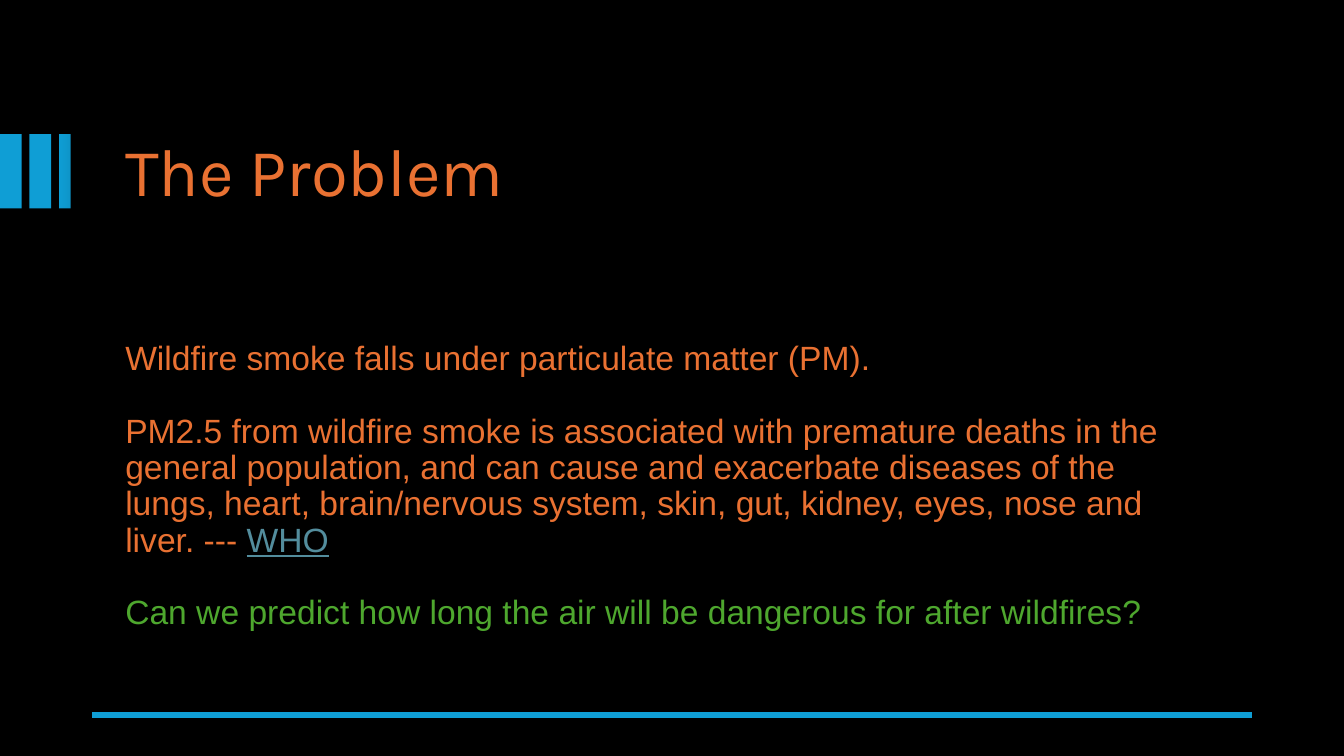
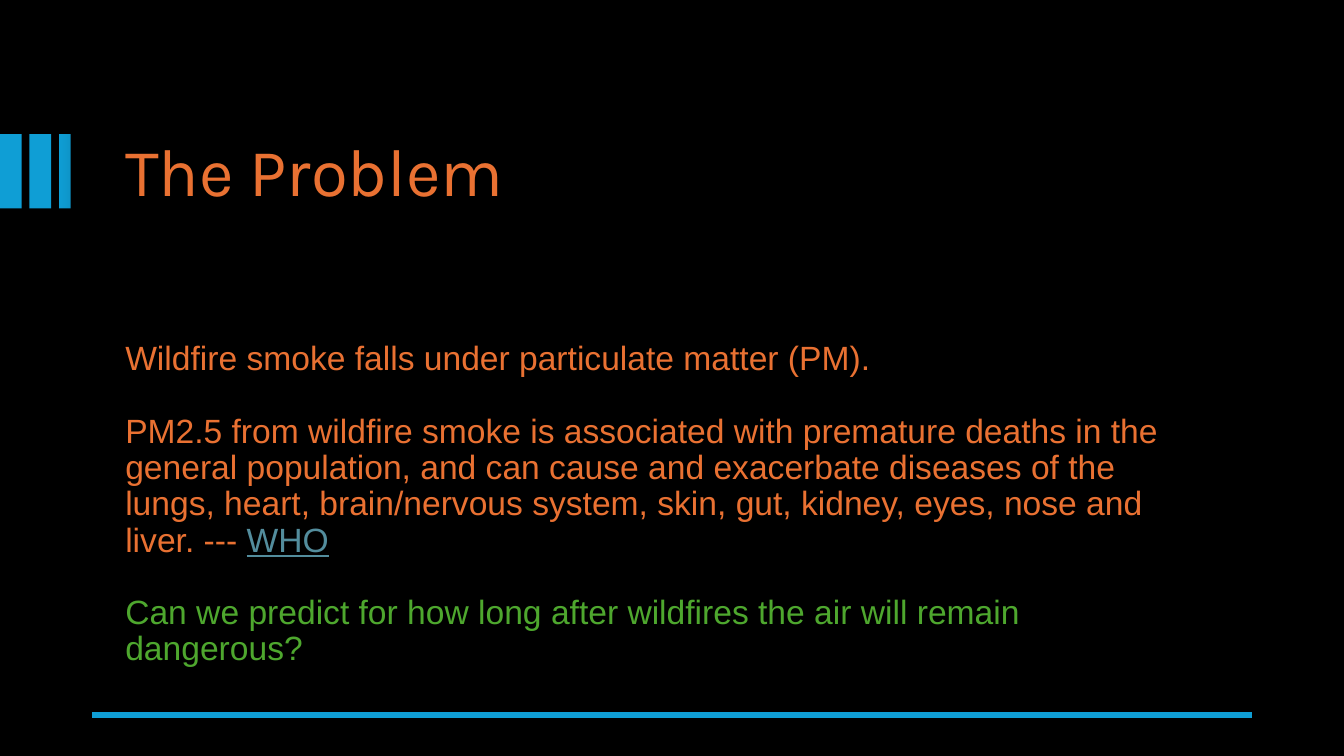
Before and after one commit to UnacceptableVegetable/SpringBoard, a slide deck: slide 2 of Capstone Two/capstone_two_presentation.pptx. Drawn at 1344x756 pixels with LibreOffice and Linux fonts; fonts in the diff are those of the drawing. Boxes give left, top, right and bottom in pixels: in the first picture for what was removed or moved away, otherwise in the second. Text is boxed around its words. In the diff, an @@ line names an element or a change of style, - is before the commit and + after.

```diff
--- a/Capstone Two/capstone_two_presentation.pptx
+++ b/Capstone Two/capstone_two_presentation.pptx
@@ text at (125,599,1020,667): text changed @@
-Can we predict how long the air will be dangerous for after wildfires?
+Can we predict for how long after wildfires the air will remain dangerous?
```
Also in this commit, not shown: 1 other slide changed, 2 other files.
